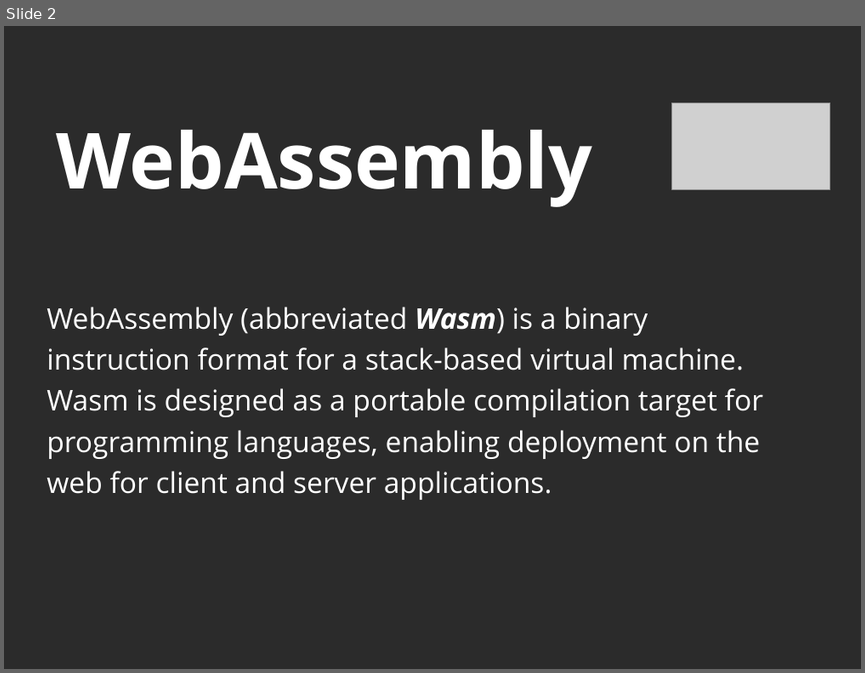
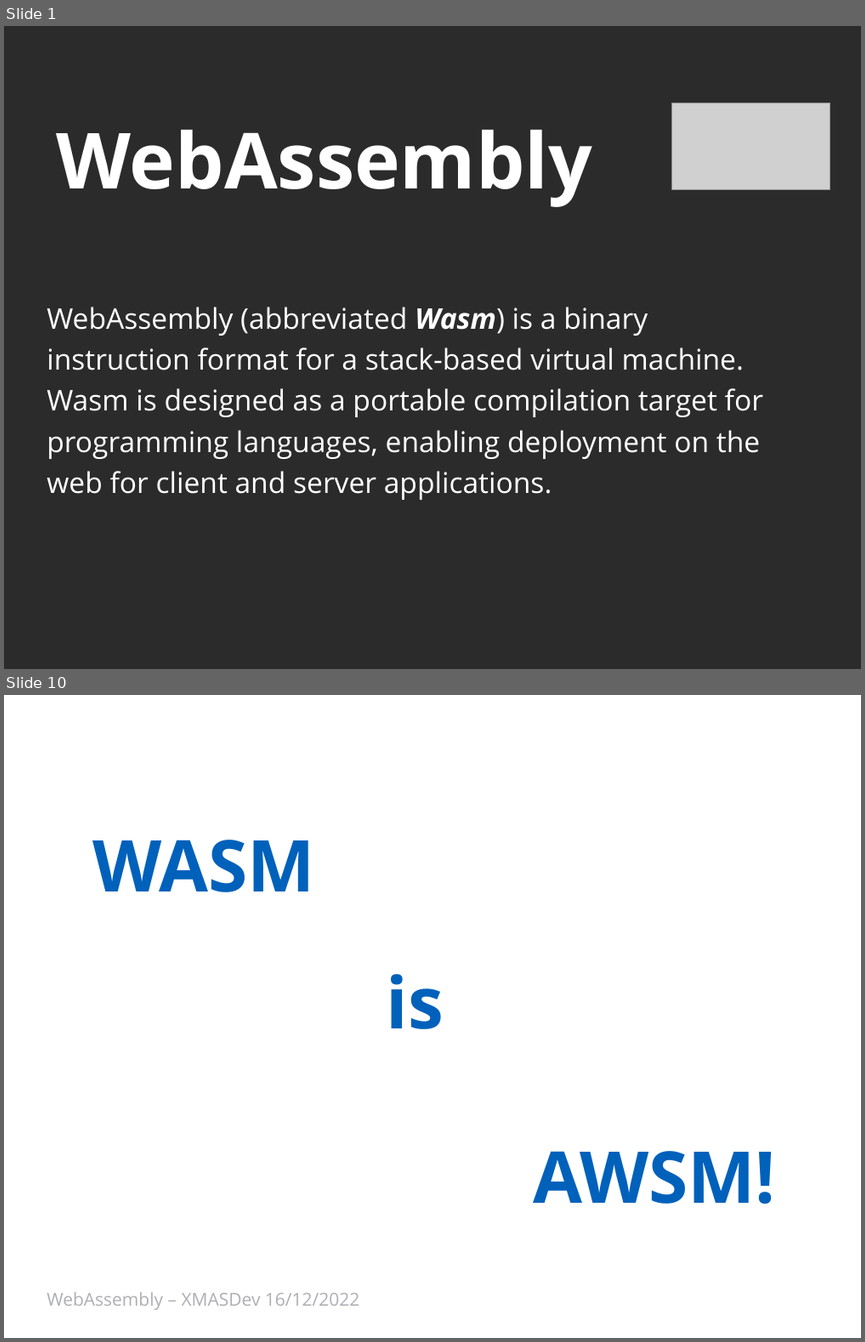
Before and after one commit to Ace68/slide, a slide deck: 2022/XMasDev/WebAssembly.pptx. Shown one above the other, each under a label of ours: slide 2 before the commit, slides 1 and 10 after it; the slides between them are not shown. The pictures are 865x673 and 865x1342 pixels, drawn with LibreOffice and Linux fonts; fonts in the diff are those of the drawing; grey boxes stand for pictures; background and template pictures are left out; a plain dark background stands for a picture behind light text. Boxes give left, top, right and bottom in pixels: in the first picture for what was removed or moved away, otherwise in the second. Text is boxed around its words. In the diff, an @@ line names an element or a change of style, - is before the commit and + after.

Commit message:
Testo presentazione XMASDev 2022, slide aggiornate

```diff
--- a/2022/XMasDev/WebAssembly.pptx
+++ b/2022/XMasDev/WebAssembly.pptx
@@ slide 10 added at box(4, 695, 861, 1338), background #FFFFFF @@
@@ title added at box(93, 839, 315, 892), 60 pt, text #0061BB, bold @@
+WASM
@@ text added at box(386, 974, 443, 1029), 60 pt, text #0061BB, bold @@
+is
@@ text added at box(533, 1151, 775, 1203), 60 pt, text #0061BB, bold @@
+AWSM!
@@ text added at box(46, 1292, 359, 1310), 15 pt, text #ADAFB4 @@
+WebAssembly – XMASDev 16/12/2022
@@ what was slide 2 is now slide 1 @@
```
Also in this commit, not shown: 9 slides changed, 6 slides removed, 1 other file.
